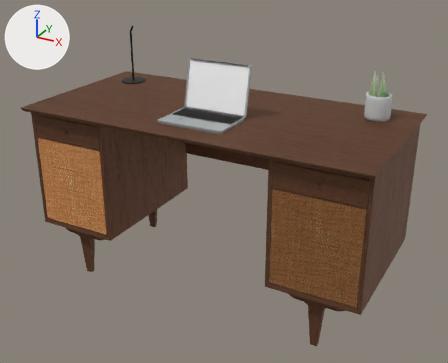
The Blender file projeto_cena-exemplo_2023/model/vintageDesk.blend, before and after one commit.
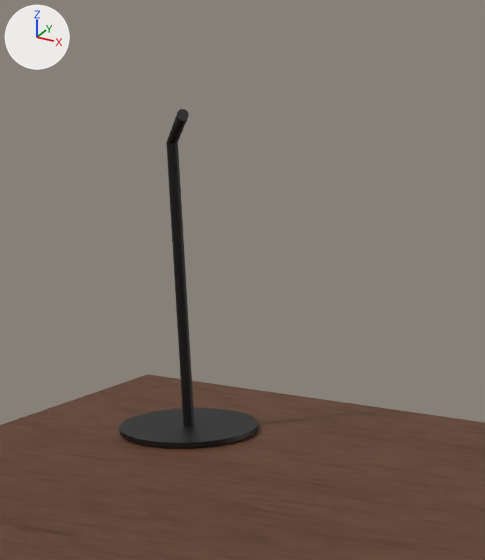
Old and new are each drawn whole from a 50 mm camera at (1.149, -2.063, 1.495) aimed at (0.024, -0.017, 0.472) and again close up on the part from 23% to 41% of the width and 2% to 28% of the height. The axes (+X, +Y, +Z) are drawn at upper left. The lights are the same throughout.

Before the edit, the objects in view are built like this:
```python
me_cube = bpy.data.meshes.new('Cube')
me_cube.from_pydata(...)  # 20 vertices, 18 faces; spans x -2.0..2.0, y -1.0..1.0, z -0.02..0.02
me_cube.materials.append(mat_wood)  # picture img_wood_color_2k_png
me_cylinder_001 = bpy.data.meshes.new('Cylinder.001')
me_cylinder_001.from_pydata(...)  # a 32-sided cylinder along z spanning x -1.0..1.0, y -1.0..1.0, z -1.0..1.0
me_cylinder_001.materials.append(mat_candeeiro)  # black #000000
me_cylinder_002 = bpy.data.meshes.new('Cylinder.002')
me_cylinder_002.from_pydata(...)  # 96 vertices, 66 faces; spans x -7.06..1.0, y -1.46..1.0, z -1.26..1.0
me_cylinder_002.materials.append(mat_candeeiro)  # black #000000
ob_candeeirobase = bpy.data.objects.new('CandeeiroBase', me_cylinder_001)
ob_candeeirobase.location = (-0.5797, 0.212, 0.768)
ob_candeeirobase.scale = (-0.055, -0.055, 0.00192)
ob_candeeirocorpo = bpy.data.objects.new('CandeeiroCorpo', me_cylinder_002)
ob_candeeirocorpo.location = (-0.5797, 0.212, 0.8802)
ob_candeeirocorpo.rotation_euler = (0.0, 0.0, -0.67)  # degrees (0, 0, -38)
ob_candeeirocorpo.scale = (-0.00434, -0.00443, -0.112)
ob_tampo = bpy.data.objects.new('Tampo', me_cube)
ob_tampo.location = (0.0, 0.0, 0.7564)
ob_tampo.scale = (0.362, 0.35, 0.38)
```
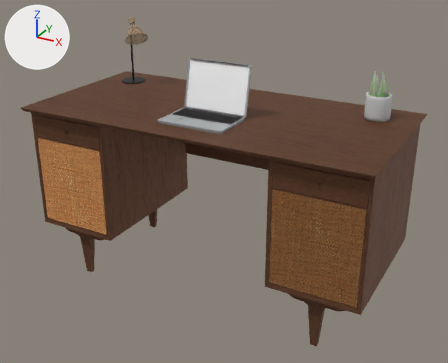
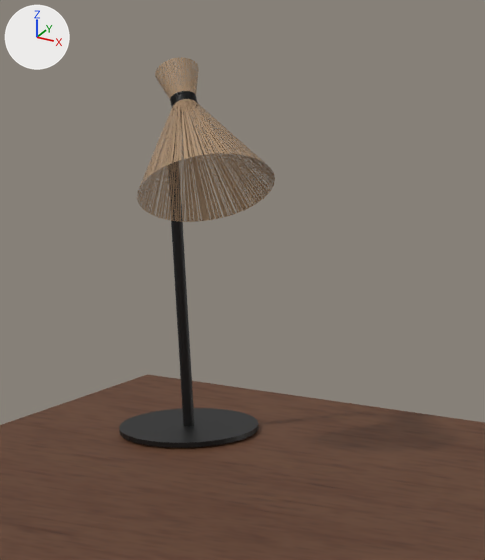
Commit message: Candeeiro sem lâmpada

Location of each change, [x1, y1, x2, y2] in pixels of the close-ups (485 x 560 px; the box of a moved part takes in the faces that stretch with it):
'CandeeiroCabeca', added (brown)
    after: [137, 99, 275, 222]
'CandeeiroCorpo', reshaped, turned
    before: [166, 109, 195, 426]
    after: [167, 91, 197, 426]
'CandeeiroCabeca2', added (brown)
    after: [155, 57, 199, 111]
part 1 of me_cylinder_002, added
    after: [170, 91, 197, 113]
part 2 of me_cylinder_002, moved or reshaped
    before: [166, 109, 189, 143]
    after: [167, 111, 186, 142]

The edits, one by one:
Material 'CandeeiroTopo' (mat_candeeirotopo) is new.
Its base color is (0.406, 0.265, 0.153) (brown #ab8d6d).
me_cylinder_002 is used by ob_candeeirocorpo; location (-0.5797, 0.212, 0.8802); rotation (0.0, 0.0, -0.67), in degrees (0, 0, -38); scale (-0.00434, -0.00443, -0.112).
me_cylinder_002 had 96 vertices, 66 faces and spanned x -7.06..1.0, y -1.46..1.0, z -1.26..1.0.
me_cylinder_002 now has 224 vertices, 194 faces and spans x -10.98..1.0, y -5.09..1.0, z -1.41..1.0.
me_cylinder_002 part 1: a new loose piece of 128 vertices spanning x -10.98..-6.48, y -5.09..-0.46, z -1.41..-1.24, in mat_candeeiro (black #000000).
Part 2, on me_cylinder_002:
32 vertices move from x -7.06..-6.27, y -1.46..0.47, z -1.26..-1.19 to x -8.05..-7.28, y -3.41..-1.6, z -1.31..-1.24.
Mesh me_cylinder_005 is new.
It has 1017 vertices, 400 faces and spans x -2.31..1.92, y -2.12..2.11, z -1.91..2.94.
It uses material mat_candeeirotopo (brown #ab8d6d).
Mesh me_cylinder_004 is new.
It has 1536 vertices, 875 faces and spans x -2.11..2.11, y -2.11..2.11, z -1.0..2.94.
It uses material mat_candeeirotopo (brown #ab8d6d).
Object 'CandeeiroCorpo' (ob_candeeirocorpo) turns from (0, 0, -38) to (0, 0, -55) degrees about x, y and z.
Object 'CandeeiroCabeca2' (ob_candeeirocabeca2) is new; it shows me_cylinder_005.
Its location is (-0.5549, 0.1961, 1.0406).
Its rotation in degrees is (-47, -187, -125).
Its scale is (0.00793, 0.00793, 0.00626).
Object 'CandeeiroCabeca' (ob_candeeirocabeca) is new; it shows me_cylinder_004.
Its location is (-0.5179, 0.1656, 0.9882).
Its rotation in degrees is (-2, -39, -39).
Its scale is (0.0248, 0.0248, 0.0196).
